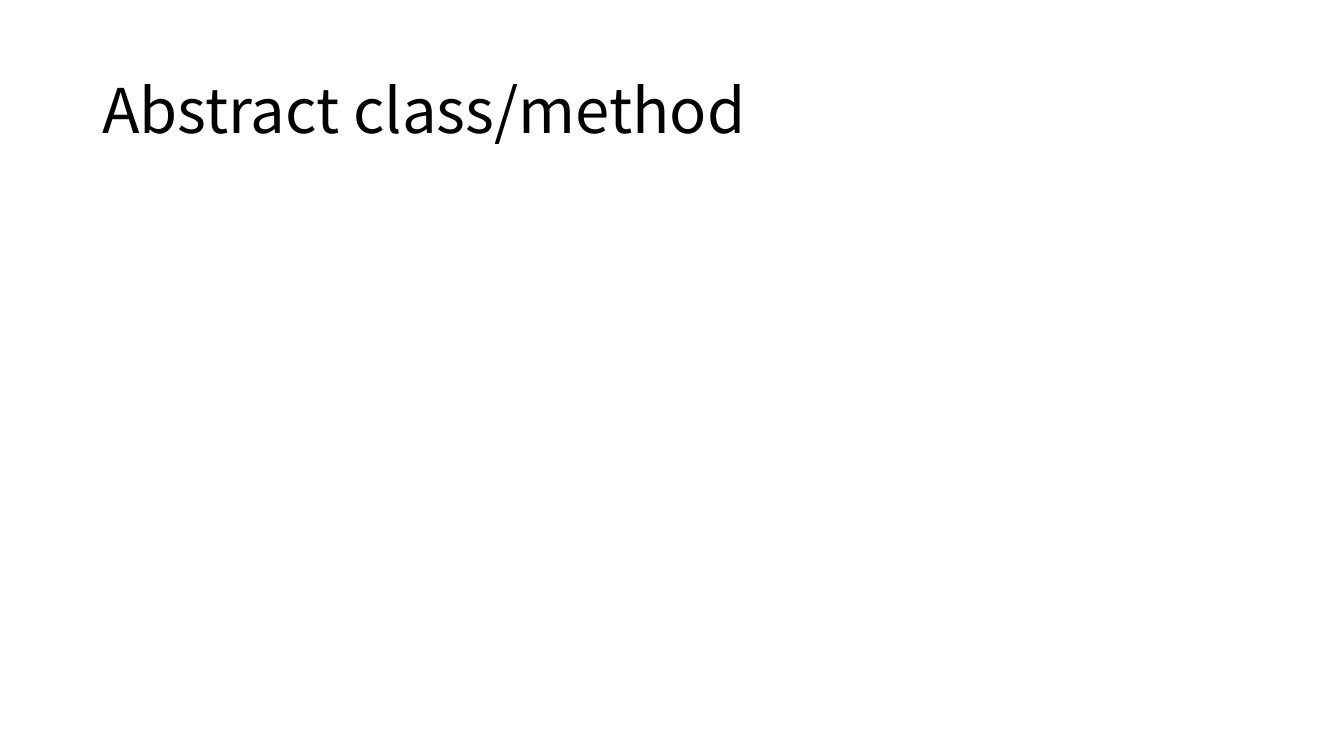
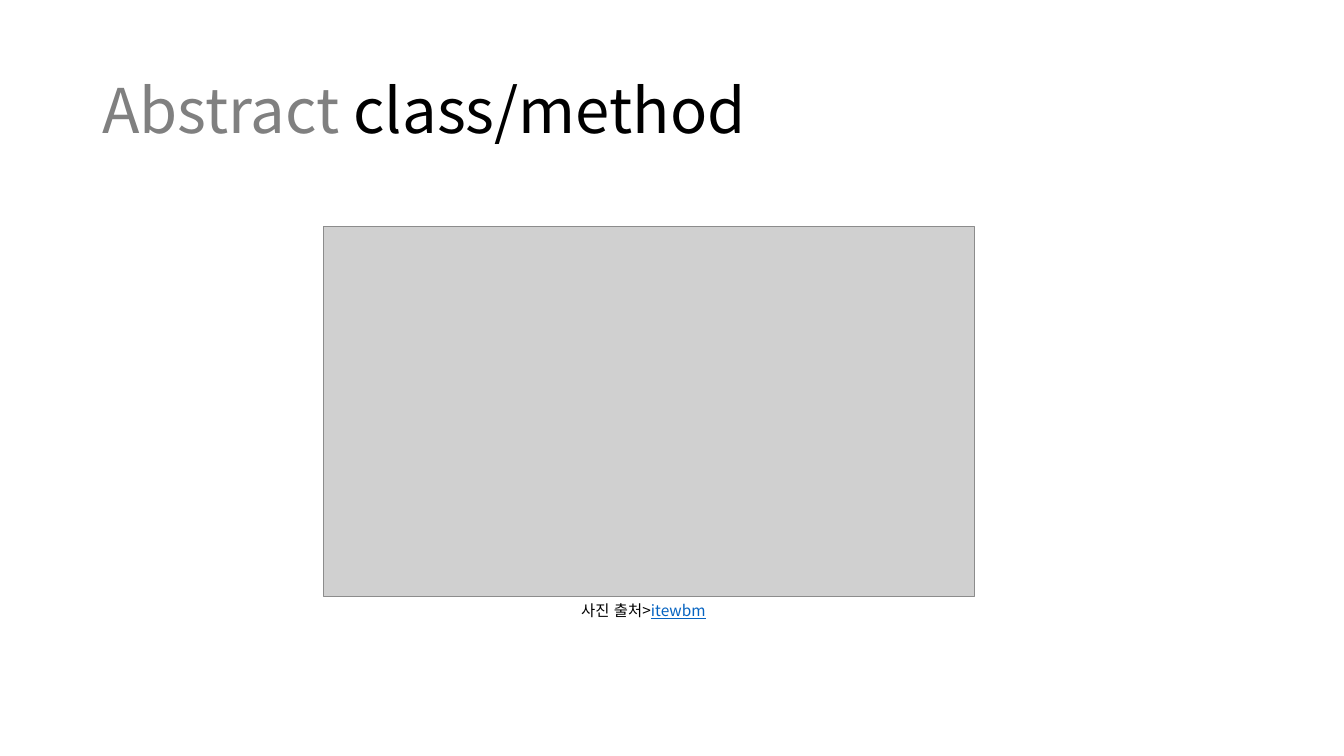
Before and after one commit to waitle/2nd-grade-sunrin, a slide deck: slide 7 of club activity/꽉잡아(JAVA).pptx (slide 6 before the commit). Drawn at 1344x756 pixels with LibreOffice and Linux fonts; fonts in the diff are those of the drawing; grey boxes stand for pictures. Boxes give left, top, right and bottom in pixels: in the first picture for what was removed or moved away, otherwise in the second. Text is boxed around its words. In the diff, an @@ line names an element or a change of style, - is before the commit and + after.

```diff
--- a/club activity/꽉잡아(JAVA).pptx
+++ b/club activity/꽉잡아(JAVA).pptx
@@ title "Abstract class/method" at <box>102,84,746,144</box>: text colour #000000 to #808080 in "Abstract" @@
@@ picture added at <box>324,227,975,597</box> @@
@@ text added at <box>581,603,706,619</box>, 11 pt, text #0563C1, underline @@
+사진 출처>itewbm
```
Also in this commit, not shown: 3 other slides changed, 2 slides added, 3 slides removed, 24 other files.
